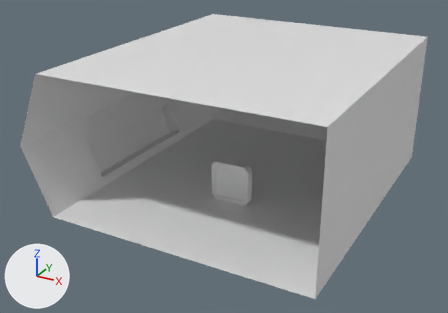
What one commit did to the Blender file BlenderFiles/CargoRoom.blend.
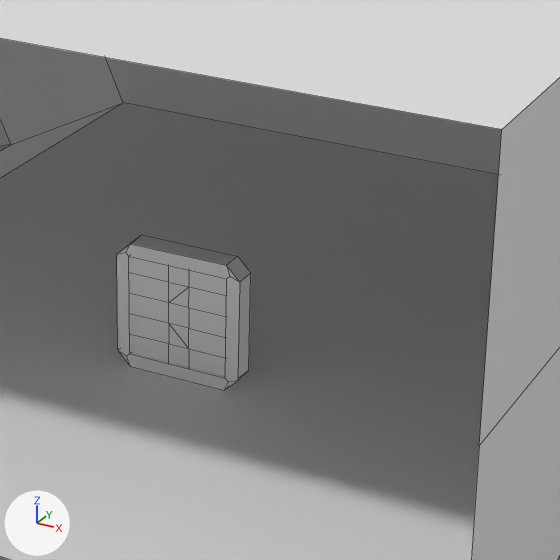
There are two pictures of each version: one whole from a camera (50 mm lens) standing at (12.73, -23.87, 14.21) and looking at (-1.02, 1.13, 1.71), one close up on the part from 39% to 77% of the width and 28% to 82% of the height. The lights are fixed; the arrows at lower left show +X, +Y and +Z. The close-ups show mesh edges as thin lines.

The older version as bpy lines, for what is in view:
```python
me_cube = bpy.data.meshes.new('Cube')
me_cube.from_pydata(...)  # 20 vertices, 16 faces; spans x -1.24..1.0, y -1.0..1.77, z -1.0..5.88
me_cube.materials.append(mat_material)  # white #e7e7e7
me_cube_001 = bpy.data.meshes.new('Cube.001')
me_cube_001.from_pydata(...)  # 28 vertices, 20 faces; spans x -1.0..1.0, y -0.16..0.22, z -1.0..1.0
me_cube_003 = bpy.data.meshes.new('Cube.003')
me_cube_003.from_pydata(...)  # 32 vertices, 31 faces; spans x -2.0..1.0, y -1.0..1.0, z -4.0..1.0
me_cube_004 = bpy.data.meshes.new('Cube.004')
me_cube_004.from_pydata(...)  # 28 vertices, 28 faces; spans x -2.0..1.0, y -1.0..1.0, z -2.0..3.0
ob_cube = bpy.data.objects.new('Cube', me_cube)
ob_cube.location = (0.0, 0.0, 1.0)
ob_cube.scale = (6.48, 5.44, 1.0)
ob_cube_001 = bpy.data.objects.new('Cube.001', me_cube_001)
ob_cube_001.location = (0.0, 0.0, 1.0)
ob_cube_003 = bpy.data.objects.new('Cube.003', me_cube_003)
ob_cube_003.location = (-0.5, 0.0, 0.5)
ob_cube_003.rotation_euler = (0.0, 3.142, 0.0)  # degrees (0, 180, 0)
ob_cube_003.scale = (0.334, 0.105, 0.334)
ob_cube_004 = bpy.data.objects.new('Cube.004', me_cube_004)
ob_cube_004.location = (0.5, 0.0, 0.84)
ob_cube_004.scale = (0.334, 0.105, 0.334)
```
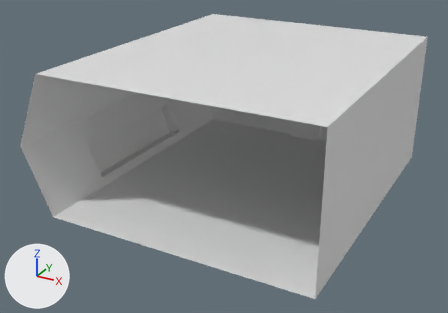
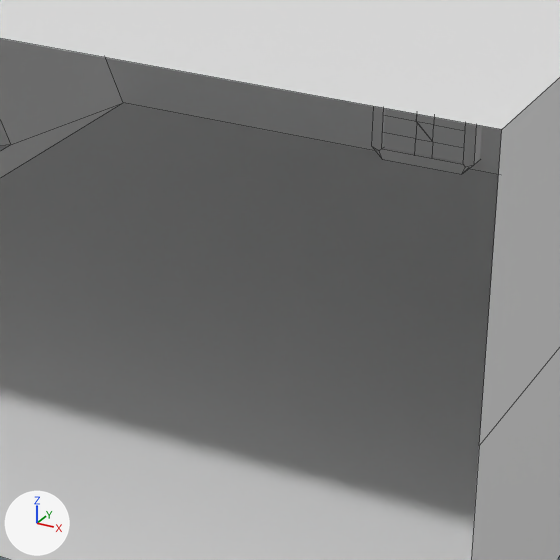
Commit message: Cargo room blend file

Changed parts and their boxes [x1, y1, x2, y2] in the close-ups (560 x 560 px):
```json
{"object": "Cube.001", "change": "moved", "before": [117, 235, 251, 390], "after": [372, 106, 482, 174]}
{"object": "Cube.003", "change": "moved", "before": [131, 257, 189, 367], "after": [383, 108, 433, 157]}
{"object": "Cube.004", "change": "moved", "before": [169, 270, 227, 376], "after": [417, 114, 466, 163]}
```

The change, as JSON lines over the scene's bpy script:
```json
{"op": "set", "path": "ob_cube_003.location", "old": "(-0.5, 0.0, 0.5)", "new": "(-0.5, 9.48, 0.5)"}
{"op": "set", "path": "ob_cube_004.location", "old": "(0.5, 0.0, 0.84)", "new": "(0.5, 9.48, 0.84)"}
{"op": "set", "path": "ob_cube_001.location", "old": "(0.0, 0.0, 1.0)", "new": "(0.0, 9.48, 1.0)"}
```
